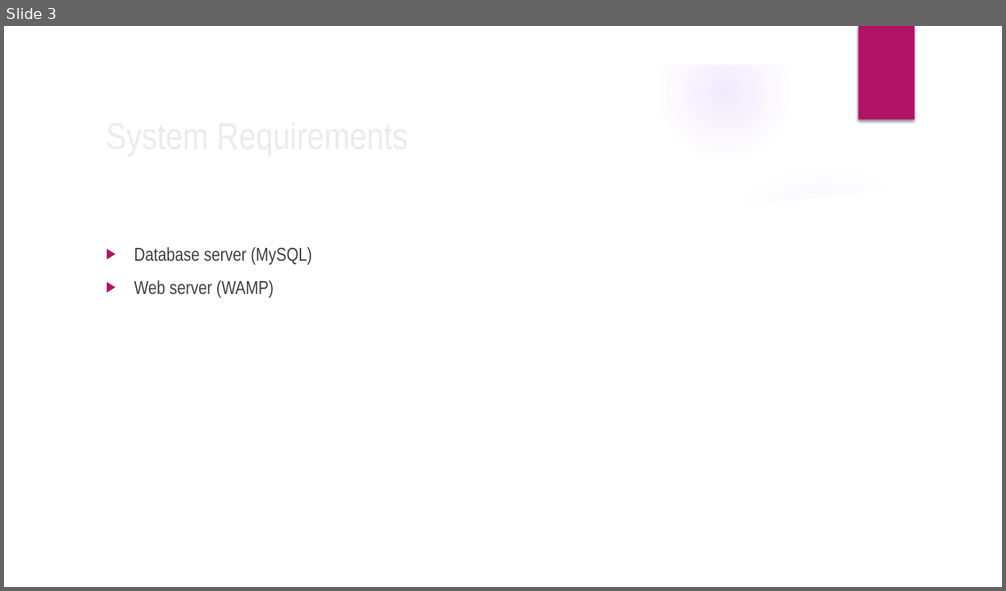
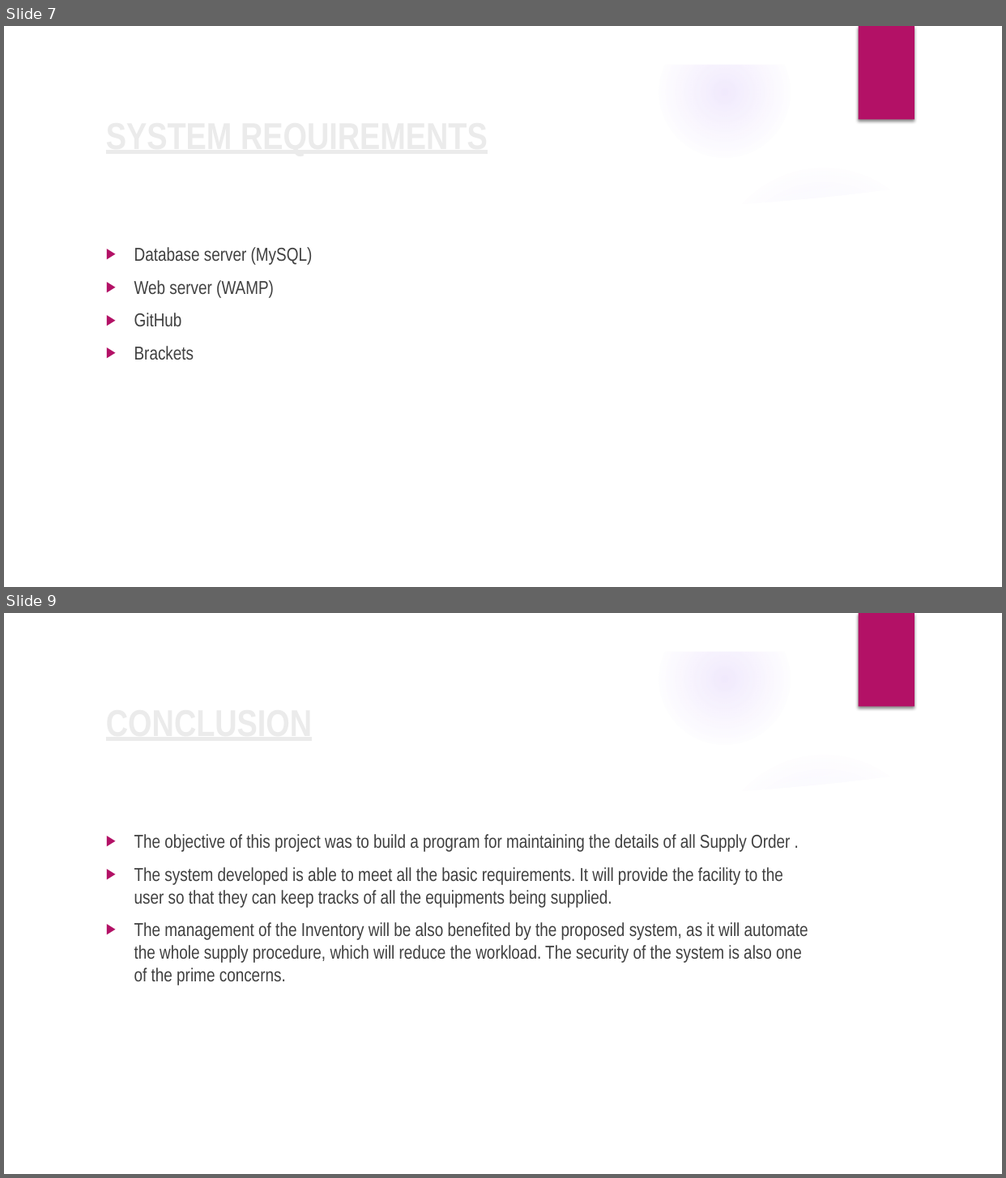
Before and after one commit to goreshankar14/AviationInstrumentManagementSystem, a slide deck: PPT.pptx. Shown one above the other, each under a label of ours: slide 3 before the commit, slides 7 and 9 after it; the slides between them are not shown. The pictures are 1006x591 and 1006x1178 pixels, drawn with LibreOffice and Linux fonts; fonts in the diff are those of the drawing; background and template pictures are left out. Boxes give left, top, right and bottom in pixels: in the first picture for what was removed or moved away, otherwise in the second. Text is boxed around its words. In the diff, an @@ line names an element or a change of style, - is before the commit and + after.

```diff
--- a/PPT.pptx
+++ b/PPT.pptx
@@ slide 9 added at (4, 613, 1002, 1174), background picture (left out); not listed: 9 template elements that a slide beside it also shows @@
@@ title added at (98, 692, 816, 750), 36 pt, text #EBEBEB, bold, underline @@
+CONCLUSION
@@ text added at (134, 834, 808, 986), 18 pt, text #404040 @@
+▶ The objective of this project was to build a program for maintaining the details of all Supply Order .
+▶ The system developed is able to meet all the basic requirements. It will provide the facility to the user so that they can keep tracks of all the equipments being supplied.
+▶ The management of the Inventory will be also benefited by the proposed system, as it will automate the whole supply procedure, which will reduce the workload. The security of the system is also one of the prime concerns.
@@ what was slide 3 is now slide 7 @@
@@ slide 7 changed as well @@
@@ title at (98, 105, 816, 163): text changed; bold on @@
-System Requirements
+SYSTEM REQUIREMENTS
@@ text at (134, 313, 194, 360): paragraphs added @@
+▶ GitHub
+▶ Brackets
```
Also in this commit, not shown: 3 other slides changed, 4 other slides added, 1 slide removed.
